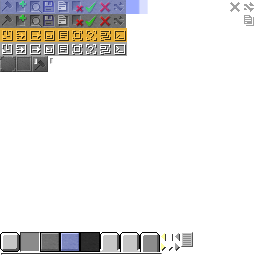
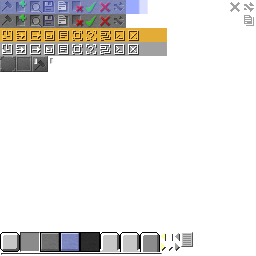
Two versions of the same layered image (256px x 256px). Layer-by-layer changes:
painted on "ovwelay" over [127, 28, 167, 42]
added layer "Layer #3" in group "icon #1" over [128, 30, 139, 41]
added layer "Layer #2" in group "icon #1" over [128, 44, 139, 55]
painted on "图层 #3" over [122, 30, 126, 55]
painted on "bg" over [126, 28, 167, 56]
